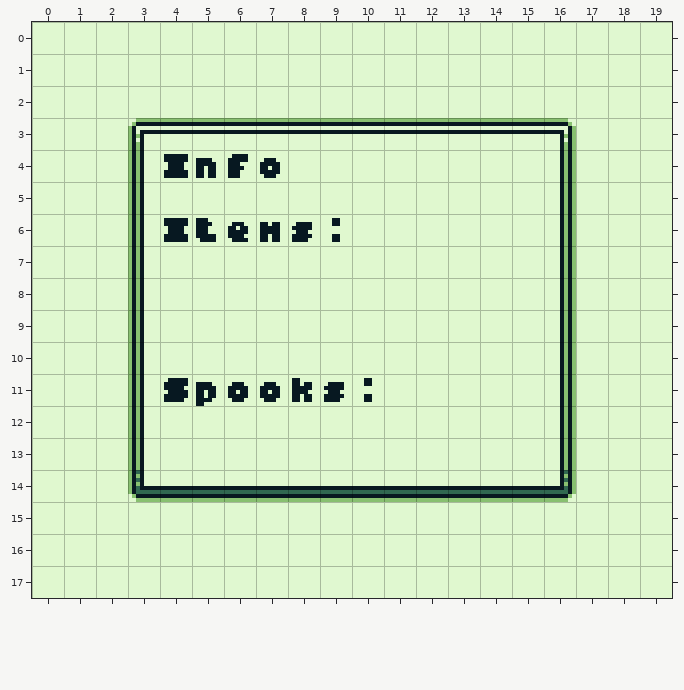
Two states of a Tiled map, assets/raw/info.tmx. The first picture shows the starting point.
Cells are 8x8 px. Shown: x 0..19, y 0..17.
After the commit:
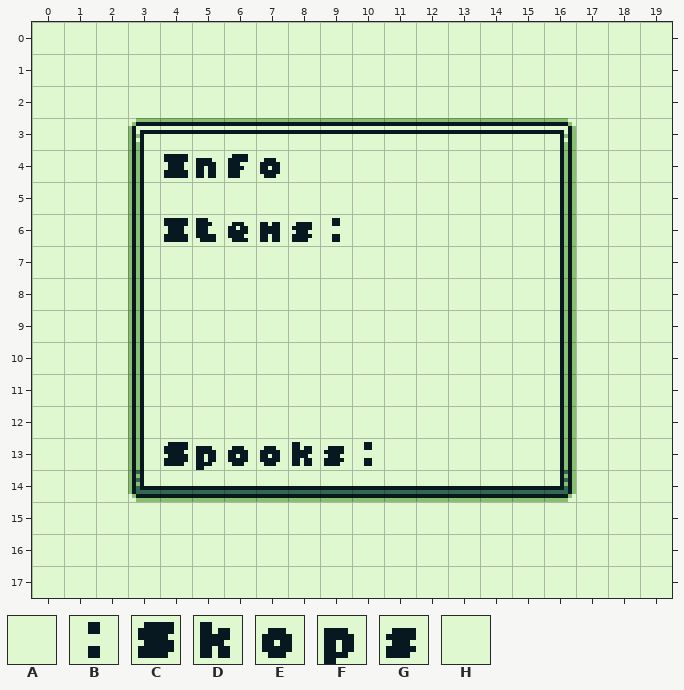
Key: from "ascii": A 0, B 26, C 51, D 75, E 79, F 80, G 83; from "frame": H 4.
_ is an empty cell.
Change:
Layer "Tile Layer 1":
y 11: x 4..10 CFEEDGB -> AAAAAAA
y 13: x 4..10 HHHHHHH -> CFEEDGB
Where, in picture pixels (left, top, right, bottom), the same in both pictures:
changed: (164, 378, 372, 406)
changed: (164, 442, 372, 470)
